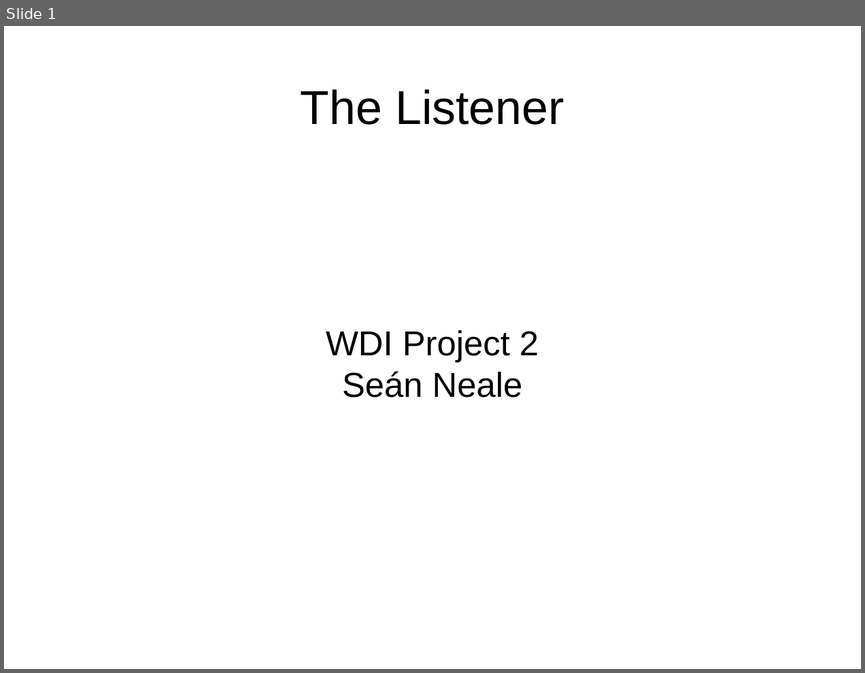
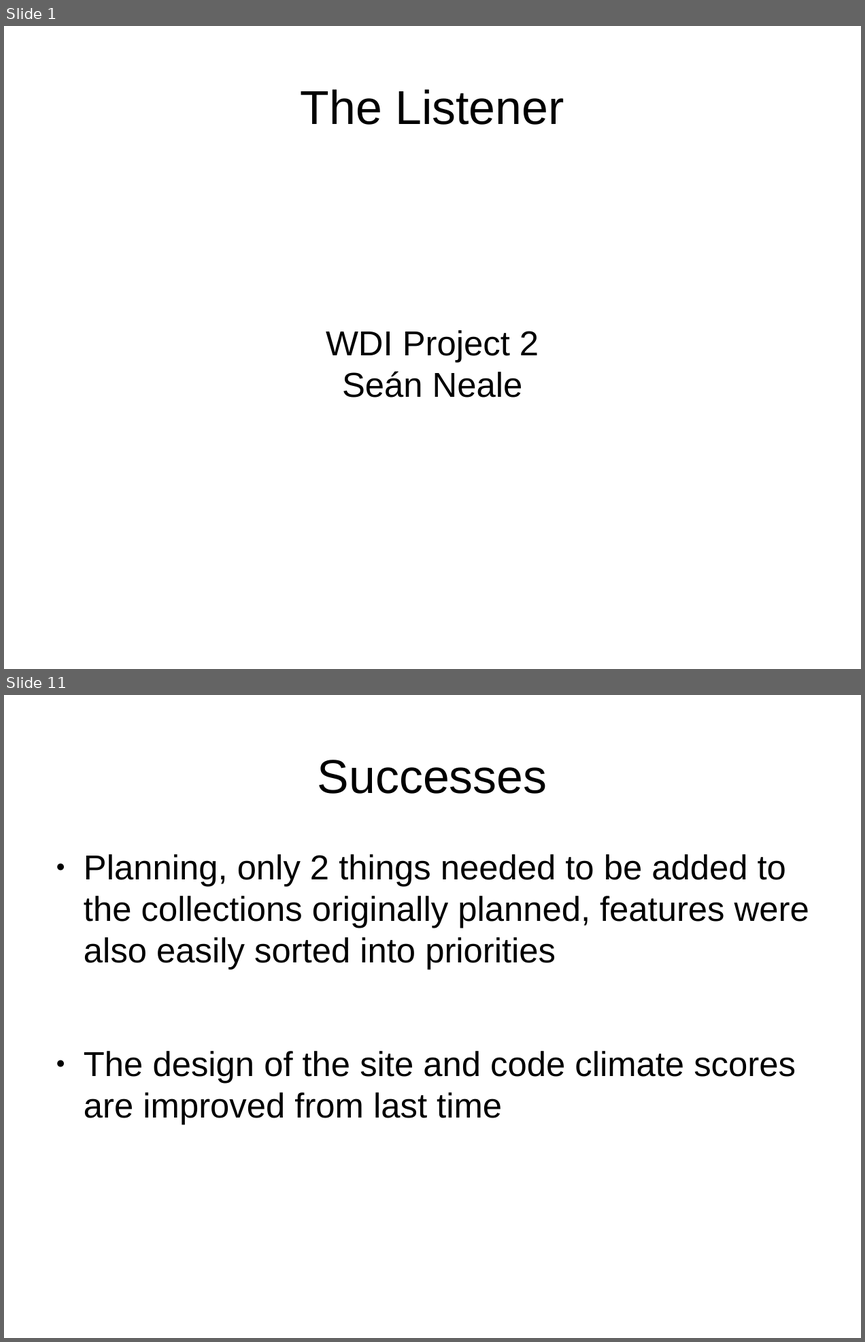
Before and after one commit to seanneale/project2-listener, a slide deck: Project 2 Presentation.odp. Shown one above the other, each under a label of ours: slide 1 before the commit, slides 1 and 11 after it; the slides between them are not shown. The pictures are 865x673 and 865x1342 pixels, drawn with LibreOffice and Linux fonts; fonts in the diff are those of the drawing. Boxes give left, top, right and bottom in pixels: in the first picture for what was removed or moved away, otherwise in the second. Text is boxed around its words. In the diff, an @@ line names an element or a change of style, - is before the commit and + after.

```diff
--- a/Project 2 Presentation.odp
+++ b/Project 2 Presentation.odp
@@ slide 11 added at bbox=[4, 695, 861, 1338], background #FFFFFF @@
@@ title added at bbox=[317, 760, 547, 794], 44 pt, text #000000 @@
+Successes
@@ text added at bbox=[84, 854, 809, 1125], 32 pt, text #000000 @@
+● Planning, only 2 things needed to be added to the collections originally planned, features were also easily sorted into priorities
+● The design of the site and code climate scores are improved from last time
```
Also in this commit, not shown: 11 other slides added, 6 other files.
